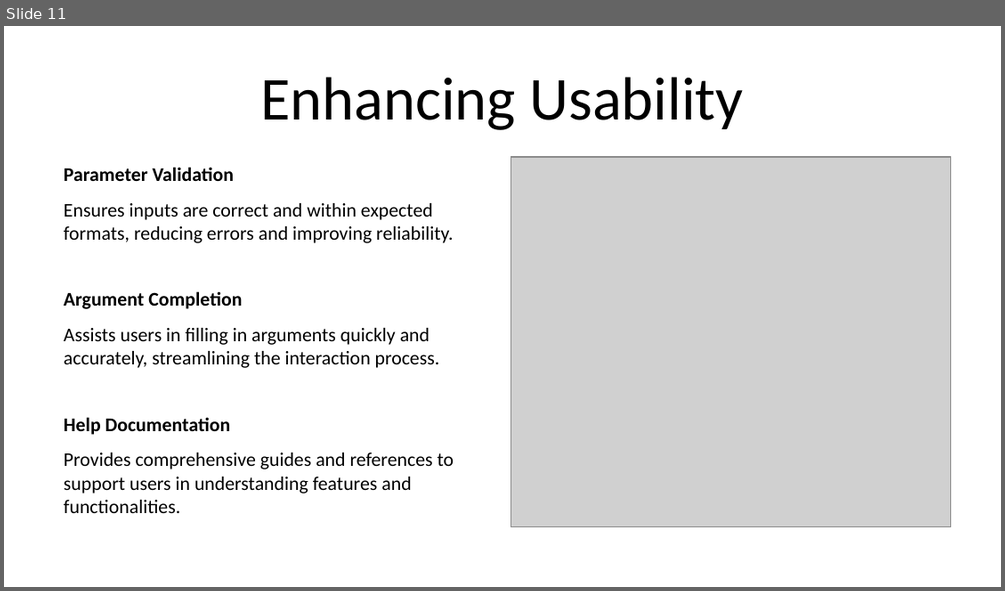
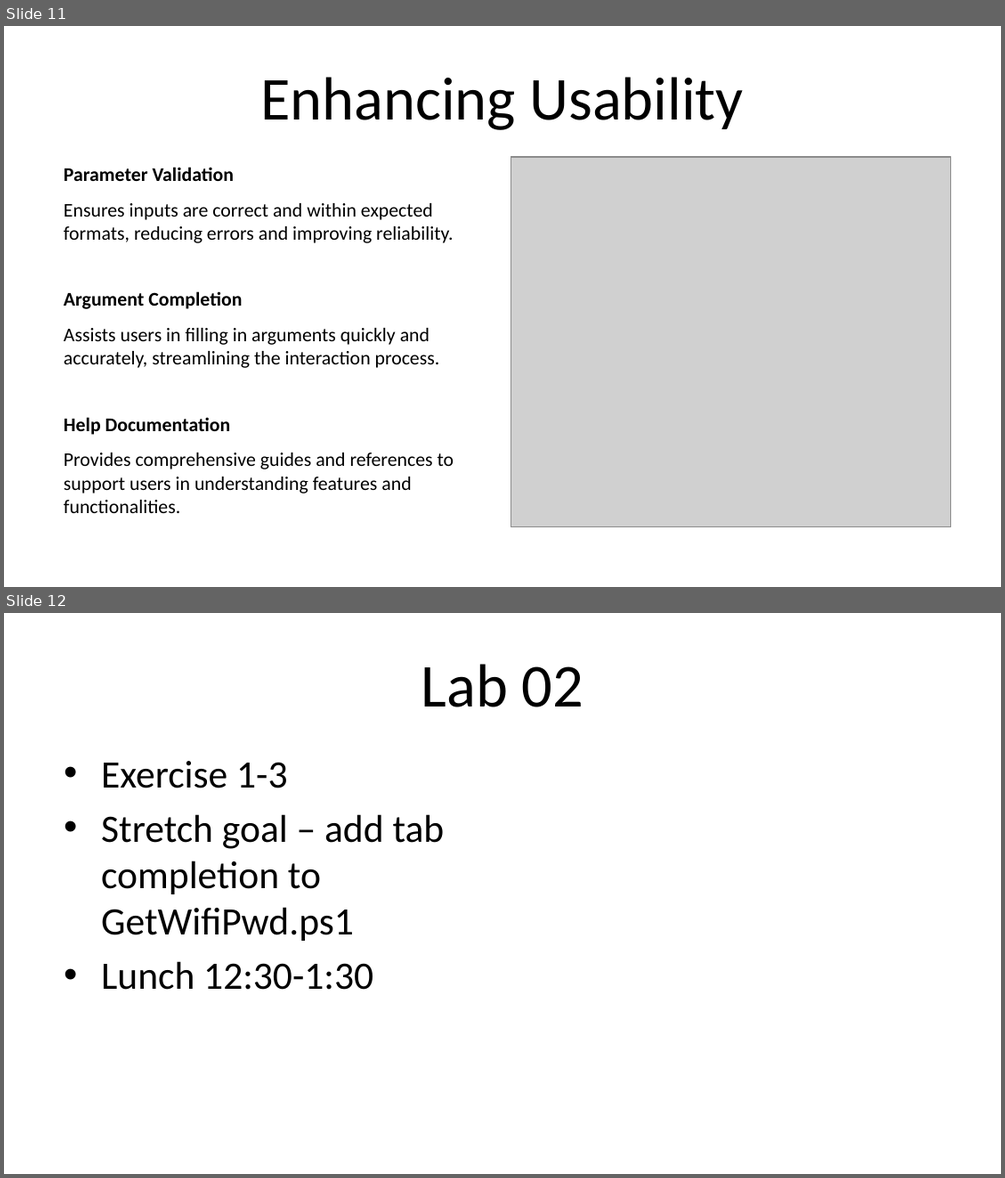
Before and after one commit to sdwheeler/presentations, a slide deck: TechMentor/2026/workshop/THOL01-PowerShell-Toolmaking.pptx. Shown one above the other, each under a label of ours: slide 11 before the commit, slides 11 and 12 after it. The pictures are 1005x591 and 1005x1178 pixels, drawn with LibreOffice and Linux fonts; fonts in the diff are those of the drawing; grey boxes stand for pictures; background and template pictures are left out. Boxes give left, top, right and bottom in pixels: in the first picture for what was removed or moved away, otherwise in the second. Text is boxed around its words. In the diff, an @@ line names an element or a change of style, - is before the commit and + after.

```diff
--- a/TechMentor/2026/workshop/THOL01-PowerShell-Toolmaking.pptx
+++ b/TechMentor/2026/workshop/THOL01-PowerShell-Toolmaking.pptx
@@ slide 12 added at (x1=4, y1=613, x2=1001, y2=1174), background picture (left out) @@
@@ title added at (x1=421, y1=664, x2=583, y2=707), 44 pt, text #000000 @@
+Lab 02
@@ text added at (x1=101, y1=761, x2=445, y2=989), 28 pt, text #000000 @@
+• Exercise 1-3
+• Stretch goal – add tab completion to GetWifiPwd.ps1
+• Lunch 12:30-1:30
```
Also in this commit, not shown: 1 slide changed.
